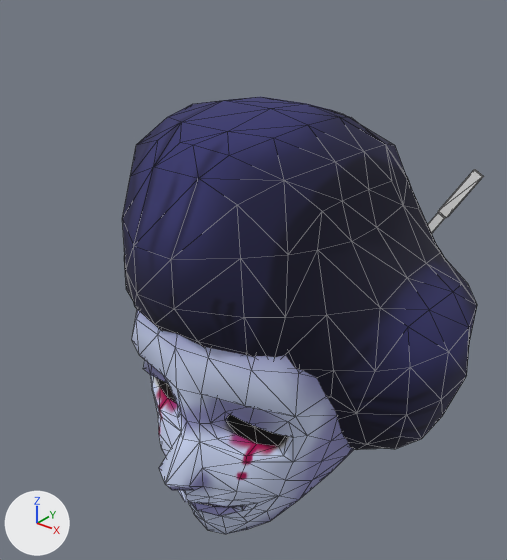
An edit to the glTF model models/ghosthead2.gltf, drawn before and after from the same camera.
Both versions are drawn from a camera (50 mm lens) standing at (1.82, -2.5, 1.76) and looking at (-0.14, -0.04, 0.24). Every picture has the same lights, and +X, +Y and +Z are marked at lower left. Mesh edges are drawn as thin lines. Vertices at the same position are counted once.

Objects in the first picture: 'Hair', 'Head', 'Pins'.
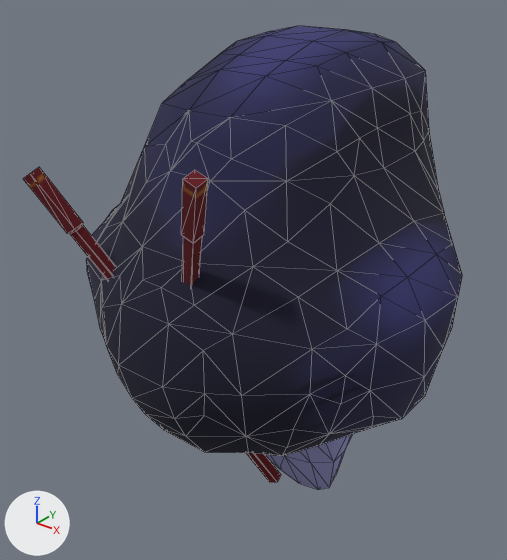
The newer file adds a shape key; the second version is drawn at full value of the shape key 'Angry' of 'Head', and the change is written as the vertex moves it makes.

The edits, one by one:
me_cube_001 is used by ob_head; location (0.0, 0.0, 0.0).
me_cube_001 had 292 vertices, 580 faces and spanned x -0.58..0.58, y -0.85..0.77, z -0.94..0.81.
me_cube_001 now has 325 vertices, 646 faces and spans x -0.58..0.58, y -0.76..0.85, z -1.16..1.06.
me_cube_001 part 1: 292 vertices removed from x -0.58..0.58, y -0.85..0.77, z -0.94..0.81; 325 vertices added at x -0.58..0.58, y -0.76..0.85, z -1.16..1.06.
me_cube_002 has 234 vertices, 452 faces and spans x -0.89..0.88, y -0.7..1.08, z -1.24..0.57.
me_cube_002 is used by ob_hair; location (0.0, -0.137, 0.597).
me_cube_002 part 2: the whole mesh is turned -180 degrees about the z axis through its middle, then moved by (0.0, -0.24, 0.85).
me_cube_004 has 32 vertices, 56 faces and spans x -0.6..0.8, y -0.03..0.12, z -1.46..0.31.
me_cube_004 is used by ob_pins; location (-0.234, 0.859, 0.566); rotation (-0.338, -0.374, 0.0822), in degrees (-19, -21, 4.7).
me_cube_004 part 3: the whole mesh is multiplied about its middle by the matrix ((-0.928, -0.043, 0.371), (-0.076, -0.95, -0.302), (0.365, -0.309, 0.878)), then moved by (-0.17, -0.77, 0.91).
me_cube_004 now uses material mat_ghost (picture img_ghost_diffuse).
Object 'Hair' (ob_hair) moves from (0.0, -0.137, 0.597) to (0.0, 0.0, 0.0).
Object 'Pins' (ob_pins) turns from (-19, -21, 4.7) to (0, 0, 0) degrees about x, y and z.
Object 'Pins' (ob_pins) moves from (-0.234, 0.859, 0.566) to (0.0, 0.0, 0.0).

Location of each change, [x1, y1, x2, y2] in pixels of the pictures (507 x 560 px):
'Hair', mesh turned, moved: before [122, 97, 477, 450]; after [86, 26, 462, 456]
'Head', reshaped: before [132, 309, 354, 534]; after [266, 434, 353, 490]
'Pins', recoloured, reshaped, moved, turned: before [428, 169, 484, 233]; after [23, 167, 281, 483]
